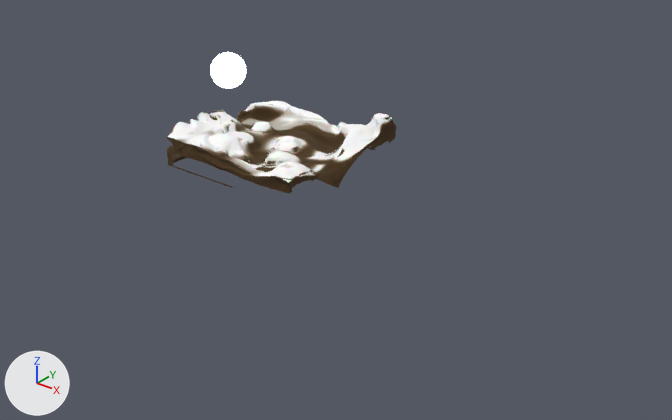
A saved change to the Blender file Temple/IG_temple-v2.2.blend.
The view is the same before and after, from a 50 mm camera at (7177.0, -7894.0, 4403.0) aimed at (1048.0, -232.0, -347.0). Arrows for +X, +Y and +Z are at lower left; the lights stay in place.

Names of what the first picture shows: 'Field', 'Moon'.
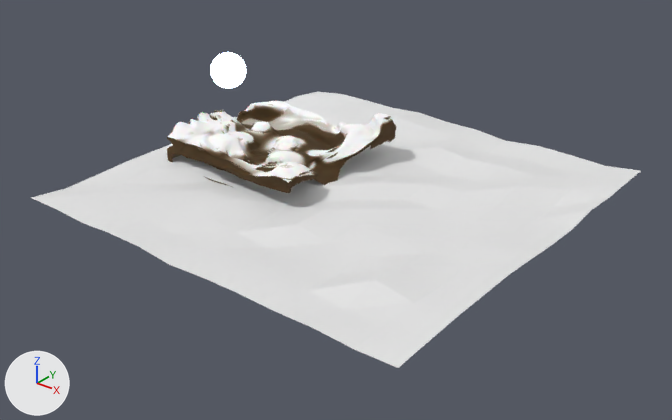
Pixel boxes [x1, y1, x2, y2] of what changed, in the pictures (672 x 420 px):
'Plane', added: after [31, 92, 641, 368]

What the commit changed:
Material 'Material.010' (mat_material_010) is new.
Its base color is (0.8, 0.8, 0.8) (white #e7e7e7).
Mesh me_plane is new.
It has 144 vertices, 121 faces and spans x -1.0..1.0, y -1.0..1.0, z -0.03..0.03.
It uses material mat_material_010 (its picture is missing).
Object 'Plane' (ob_plane) is new; it shows me_plane.
Its location is (1013.0, 0.0, -133.0).
Its scale is (2560.0, 2560.0, 2560.0).
